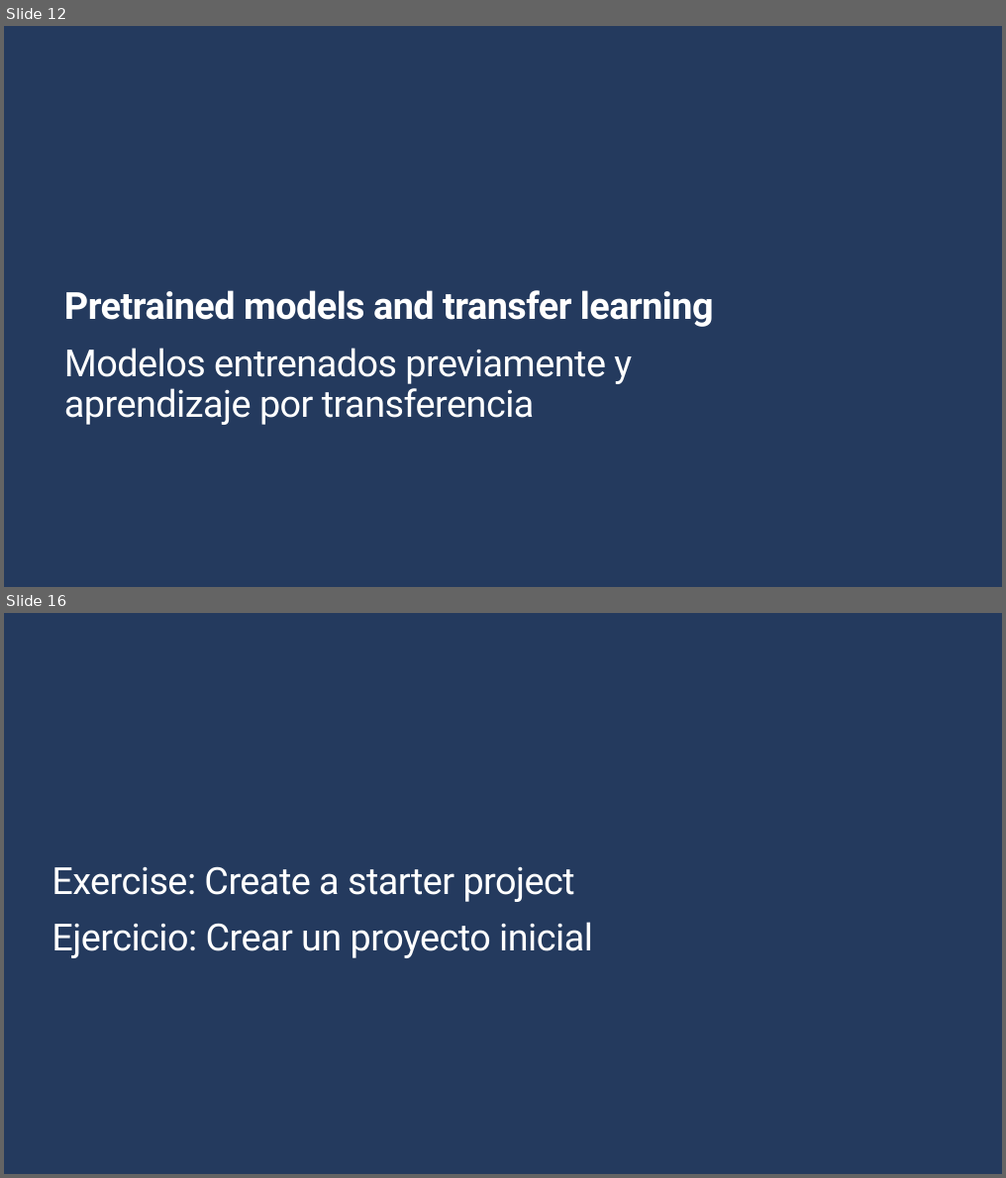
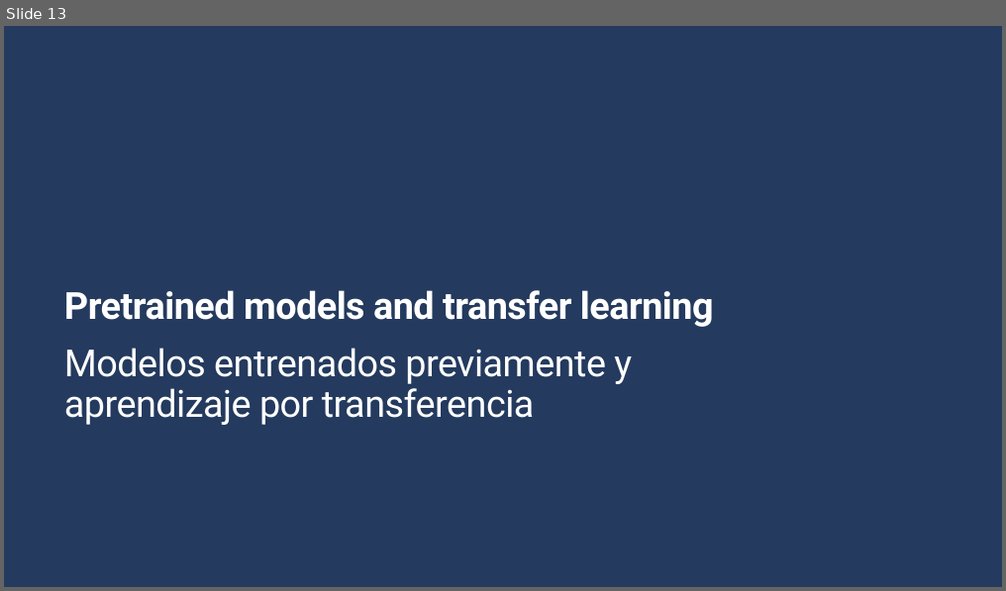
Before and after one commit to Gilberto-Guzman-Student-Ambassadors/Introduction_to_Computer_Vision_with_TensorFlow, a slide deck: presentation/slides.pptx. Shown one above the other, each under a label of ours: slides 12 and 16 before the commit, slide 13 after it; the slides between them are not shown. The pictures are 1006x1178 and 1006x591 pixels, drawn with LibreOffice and Linux fonts; fonts in the diff are those of the drawing; background and template pictures are left out. Boxes give left, top, right and bottom in pixels: in the first picture for what was removed or moved away, otherwise in the second. Text is boxed around its words. In the diff, an @@ line names an element or a change of style, - is before the commit and + after.

```diff
--- a/presentation/slides.pptx
+++ b/presentation/slides.pptx
@@ slide 16 removed at (x1=4, y1=613, x2=1002, y2=1174), background picture (left out) @@
@@ title removed at (x1=52, y1=866, x2=575, y2=902) @@
-Exercise: Create a starter project
@@ text removed at (x1=52, y1=922, x2=593, y2=959) @@
-Ejercicio: Crear un proyecto inicial
@@ what was slide 12 is now slide 13 @@
```
Also in this commit, not shown: 1 slide changed, 2 slides added, 17 other slides removed.
